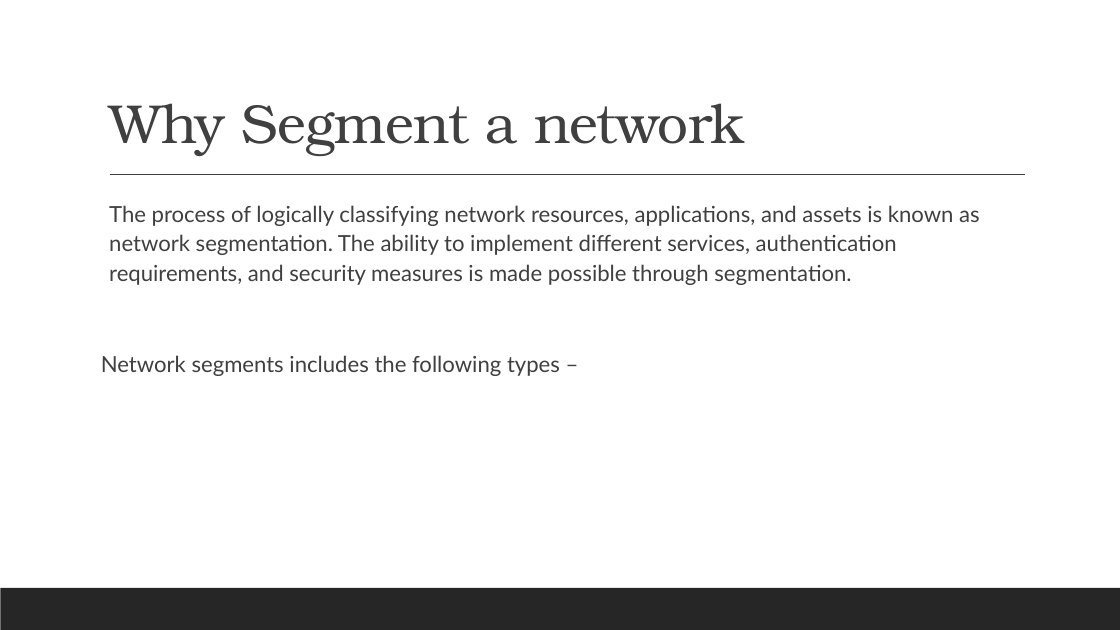
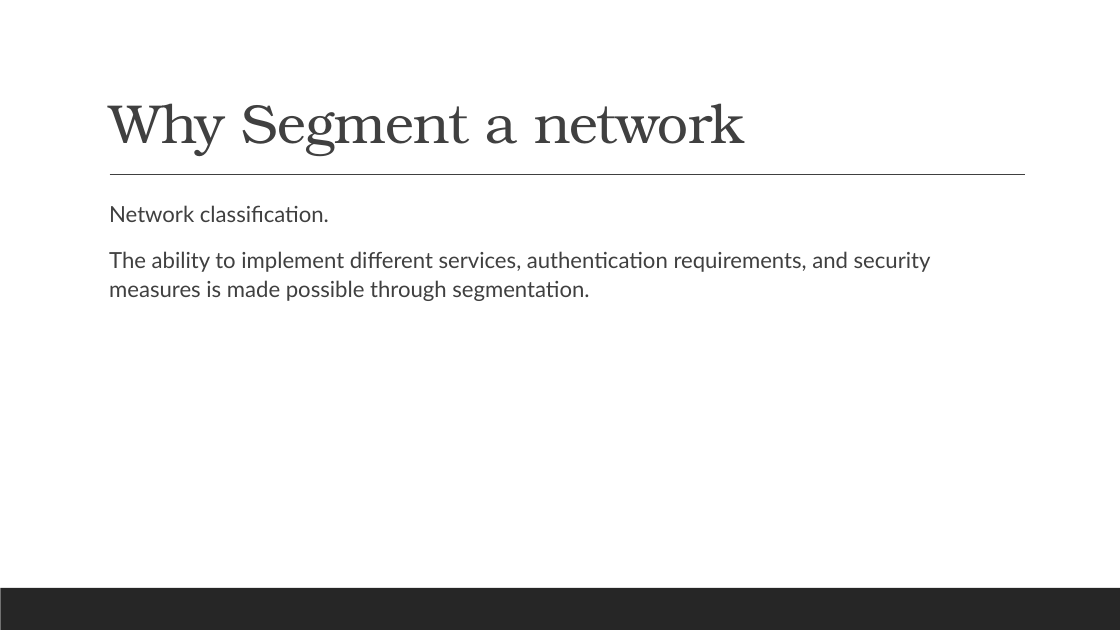
Before and after one commit to ronnie-1947/access-control-ppt, a slide deck: slide 17 of Access Control.pptx. Drawn at 1120x630 pixels with LibreOffice and Linux fonts; fonts in the diff are those of the drawing. Boxes give left, top, right and bottom in pixels: in the first picture for what was removed or moved away, otherwise in the second. Text is boxed around its words. In the diff, an @@ line names an element or a change of style, - is before the commit and + after.

```diff
--- a/Access Control.pptx
+++ b/Access Control.pptx
@@ text at box(109, 205, 931, 301): text changed @@
-  The process of logically classifying network resources, applications, and assets is known as network segmentation. The ability to implement different services, authentication requirements, and security measures is made possible through segmentation.
-Network segments includes the following types –
+  Network classification.
+  The ability to implement different services, authentication requirements, and security measures is made possible through segmentation.
```
Also in this commit, not shown: 7 other slides changed, 9 slides added, 5 slides removed.
